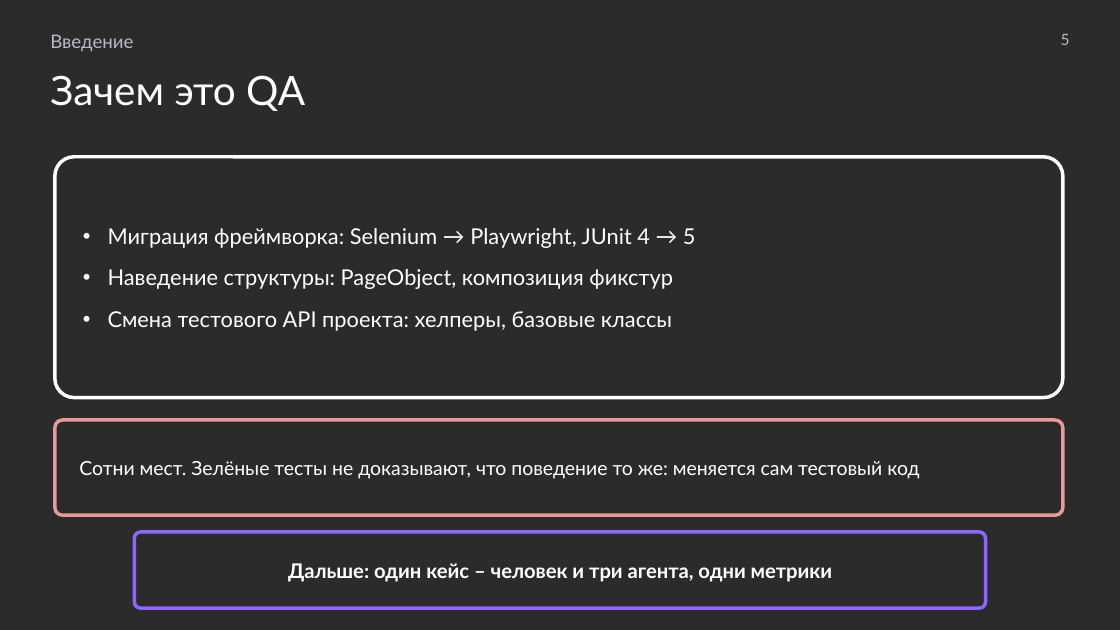
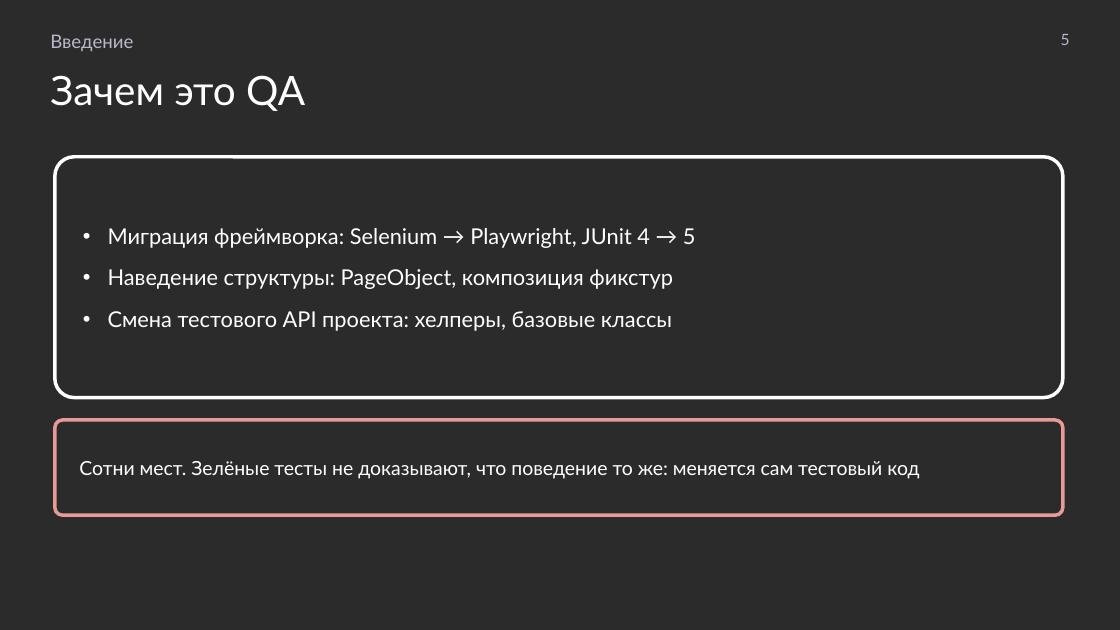
Before and after one commit to MchKosticyn/ide-refactoring-in-ai-agents, a slide deck: slide 5 of Доклад_ Рефакторинг в ИИ-агентах.pptx. Drawn at 1120x630 pixels with LibreOffice and Linux fonts; fonts in the diff are those of the drawing; background and template pictures are left out; a plain dark background stands for a picture behind light text. Boxes give left, top, right and bottom in pixels: in the first picture for what was removed or moved away, otherwise in the second. Text is boxed around its words. In the diff, an @@ line names an element or a change of style, - is before the commit and + after.

```diff
--- a/Доклад_ Рефакторинг в ИИ-агентах.pptx
+++ b/Доклад_ Рефакторинг в ИИ-агентах.pptx
@@ rounded rectangle removed at (x1=134, y1=532, x2=986, y2=608) @@
-Дальше: один кейс – человек и три агента, одни метрики
```
Also in this commit, not shown: 26 other slides changed, 1 slide removed, 1 other file.
